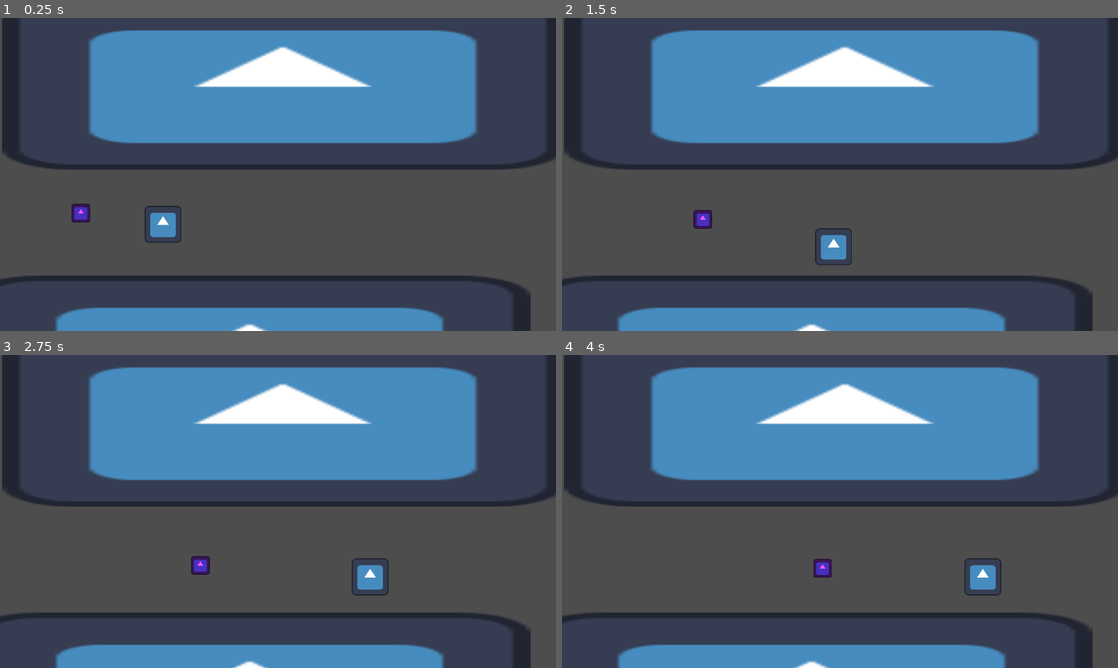
Above: before the commit, frames 1-4 (two rows, left to right).
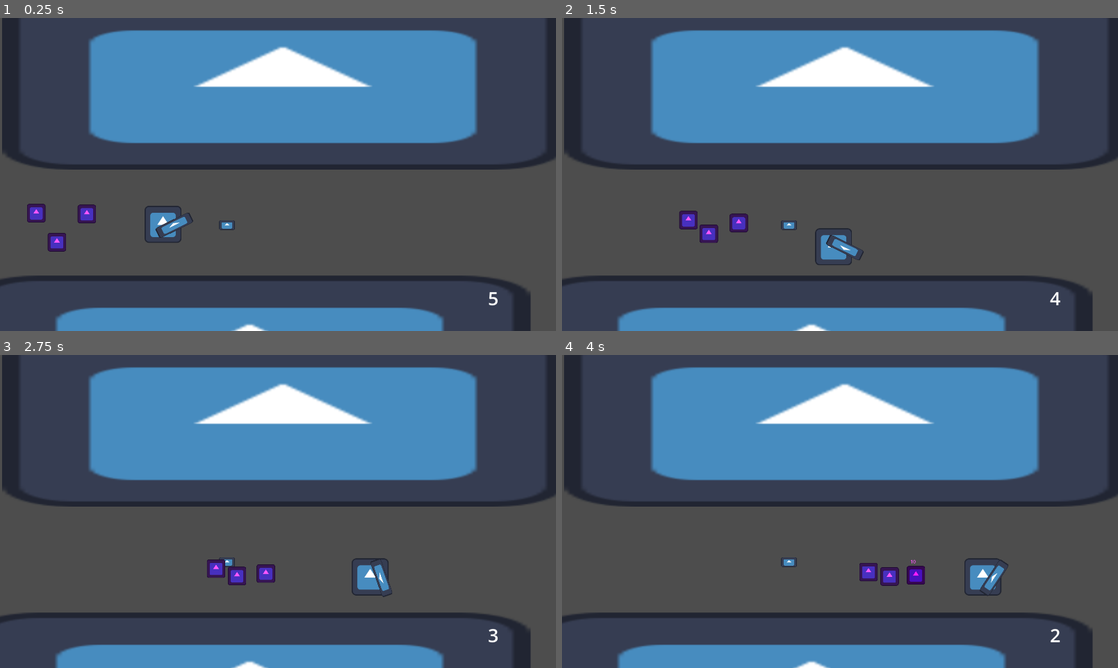
Above: after the commit, the same moments.

Repository: Ye96516/hahah
Game: Godot game, scene res://scenes/level1/level1.tscn
The game is run twice, just before and just after one commit, with the same random seed, the same clock (stepped at 60 frames per second) and the same inputs. The project has no main scene, so this scene is started directly. The engine's default icon, where the game draws it, is replaced by a stand-in: a white triangle on a blue panel in a dark square.
Inputs (mouse positions are in pixels of both pictures, inside the frame that each line leads up to):
- Up to frame 1 (0.25 s): no input
- Up to frame 2 (1.5 s): tap Enter at 0.5 s; move the mouse to (962, 158) at 0.52 s; press the mouse at (962, 158) at 0.53 s; hold D (move_right) 0.53-1.28 s; tap E (pick_up, bound only after the commit) at 0.8, 1.35 s; move the mouse to (728, 190) at 1.27 s; release the mouse at (728, 190) at 1.28 s; hold S (move_down) from 1.28 s (still down)
- Up to frame 3 (2.75 s): click (166, 527) at 1.55 s; move the mouse to (333, 442) at 2.02 s; release S (move_down) at 2.03 s; hold D (move_right) from 2.03 s (still down); tap W (move_top) at 2.1 s; tap E (pick_up, bound only after the commit) at 2.3 s
- Up to frame 4 (4 s): move the mouse to (812, 574) at 2.77 s; click (812, 574) at 2.85 s; move the mouse to (1006, 558) at 3.52 s; release D (move_right) at 3.53 s; hold A (move_left) from 3.53 s (still down); tap E (pick_up, bound only after the commit) at 3.6 s

The runs differ from the first frame. In frame 1, 0.9% of the frame differs, in the area x 4-90%, y 59-92%; in frame 2, 0.9%; in frame 3, 0.9%; in frame 4, 1.0%, in the area x 39-90%, y 64-92%.

Commit message:
写了一大堆东西

Diff:
--- /dev/null
+++ b/data/res_script/entity_attributes.gd
@@ -0,0 +1,12 @@
+class_name EntityAtrributes extends Resource
+
+@export var entity:Dictionary={
+	"name"="",
+	"speed"=30000,
+	"health"=100,
+	"ap"=10,
+	"quantity"=1,
+	"defense"=0,
+	"atk_speed"=1.0,
+	"reload_cd"=0.5,
+}
--- a/global/normal_attributes.gd
+++ b/global/normal_attributes.gd
@@ -1,41 +1,6 @@
 extends Node
 
-signal entity_death(entity_name:String)
-
-var player:Dictionary={
-	"name"="player",
-	"speed"=30000,
-	"health"=100,
-	"ap"=10,
-	"defense"=0,
-	"atk_speed"=1,
-}
-
-var enemy:Dictionary={
-	"name"="enemy",
-	"speed"=10000,
-	"health"=100,
-	"ap"=100,
-	"defense"=0,
-	"atk_speed"=1,
-}
-
-func calculate_health(attacker:String,target:String)->int:
-	match attacker:
-		"player":
-			if target=="enemy":
-				return _calculate_detail(player,enemy)
-		"enemy":
-			if target=="player":
-				return _calculate_detail(enemy,player)
-		_:
-			printerr("攻击方与受击方不匹配")
-			return 0
-	return 0
-
-func _calculate_detail(atker:Dictionary,tg:Dictionary)->int:
-	tg["health"]-=atker["ap"]-tg["defense"]
-	print(tg.name," ",tg.health)
-	if tg["health"]<=0:
-		entity_death.emit(tg["name"])
-	return tg["health"]
+func calculate_health(attacker:EntityAtrributes,target:EntityAtrributes)->int:
+	var final_atk=(attacker.entity["ap"]-target.entity["defense"])
+	target.entity["health"]-=final_atk
+	return target.entity["health"]
--- a/project.godot
+++ b/project.godot
@@ -62,6 +62,11 @@
 "events": [Object(InputEventMouseButton,"resource_local_to_scene":false,"resource_name":"","device":-1,"window_id":0,"a …(259 unchanged characters)…
 ]
 }
+pick_up={
+"deadzone": 0.5,
+"events": [Object(InputEventKey,"resource_local_to_scene":false,"resource_name":"","device":-1,"window_id":0,"alt_pressed":false,"shift_pressed":false,"ctrl_pressed":false,"meta_pressed":false,"pressed":false,"keycode":0,"physical_keycode":69,"key_label":0,"unicode":101,"location":0,"echo":false,"script":null)
+]
+}
 
 [layer_names]
 
--- /dev/null
+++ b/scenes/bullet/bullet.gd
@@ -0,0 +1,17 @@
+class_name Bullet extends Sprite2D
+
+@export var attri:Dictionary={
+	"ap":0,
+	"quantity":1,
+	"atk_speed":0.0,
+	"reload_cd":0.0,
+}
+
+func _on_bullet_area_body_entered(body: Node2D) -> void:
+	if body is Player:
+		body.bullet=self
+		body.can_pick=true
+
+func _on_bullet_area_body_exited(body: Node2D) -> void:
+	if body is Player:
+		body.can_pick=false
--- /dev/null
+++ b/scenes/bullet/bullet.tscn
@@ -0,0 +1,28 @@
+[gd_scene load_steps=4 format=3 uid="uid://c5871tfq0rn7x"]
+
+[ext_resource type="Texture2D" uid="uid://bvhxhpwx7sekj" path="res://icon.svg" id="1_6n7t8"]
+[ext_resource type="Script" path="res://scenes/bullet/bullet.gd" id="2_t1pjr"]
+
+[sub_resource type="RectangleShape2D" id="RectangleShape2D_thug2"]
+size = Vector2(123.259, 120.242)
+
+[node name="Bullet" type="Sprite2D"]
+scale = Vector2(0.421875, 0.257813)
+texture = ExtResource("1_6n7t8")
+script = ExtResource("2_t1pjr")
+attri = {
+"ap": 20,
+"atk_speed": 0.0,
+"quantity": 1,
+"reload_cd": 0.0
+}
+
+[node name="BulletArea" type="Area2D" parent="."]
+collision_layer = 4
+
+[node name="CollisionShape2D" type="CollisionShape2D" parent="BulletArea"]
+position = Vector2(7.06425e-07, -1.9394)
+shape = SubResource("RectangleShape2D_thug2")
+
+[connection signal="body_entered" from="BulletArea" to="." method="_on_bullet_area_body_entered"]
+[connection signal="body_exited" from="BulletArea" to="." method="_on_bullet_area_body_exited"]
--- a/scenes/enemy/enemy.gd
+++ b/scenes/enemy/enemy.gd
@@ -1,18 +1,38 @@
 extends CharacterBody2D
 
-@onready var player:Player=get_tree().get_first_node_in_group("player")
+@export var  self_res:EntityAtrributes
+
 var direction:Vector2
 
+@onready var player:Player=get_tree().get_first_node_in_group("player")
+@onready var health=self_res.entity["health"]
+@onready var hurt_value: Label = $HurtValue
+
 func _ready() -> void:
-	NA.entity_death.connect(on_death)
+	pass
 
 func _physics_process(delta: float) -> void:
 	if is_instance_valid(player):
 		direction=(player.global_position-self.global_position).normalized()
-		velocity=direction*NA.enemy["speed"]*delta
+		velocity=direction*self_res.entity["speed"]*delta
+
+	#处理受击逻辑
+	if self_res.entity["health"]!=health:
+		velocity=-direction*self_res.entity["speed"]*delta
+		print(self.name," ",str(self_res.entity["health"]))
+		#显示文字
+		hurt_value.text=str(health-self_res.entity["health"])
+		#颜色改变
+		var t:Tween=create_tween()
+		t.tween_property(self,"modulate:a",0.1,0.1)
+		t.tween_property(self,"modulate",Color(1,0.341,1,1),0.1)
+		#判断死亡
+		if self_res.entity["health"]<=0:
+			on_death()
+		#重置health
+		health=self_res.entity["health"]
 
 	move_and_slide()
 
-func on_death(n):
-	if n=="enemy":
-		self.queue_free()
+func on_death():
+	self.queue_free()
--- a/scenes/enemy/enemy.tscn
+++ b/scenes/enemy/enemy.tscn
@@ -1,9 +1,23 @@
-[gd_scene load_steps=6 format=3 uid="uid://cxbl6v7kxeemd"]
+[gd_scene load_steps=8 format=3 uid="uid://cxbl6v7kxeemd"]
 
 [ext_resource type="Script" path="res://data/custom_node/state_mahchine/StateMachine.gd" id="1_w3js1"]
 [ext_resource type="Script" path="res://scenes/enemy/enemy.gd" id="1_xlbva"]
+[ext_resource type="Script" path="res://data/res_script/entity_attributes.gd" id="2_0b5gk"]
 [ext_resource type="Texture2D" uid="uid://bvhxhpwx7sekj" path="res://icon.svg" id="3_7cna2"]
 [ext_resource type="Script" path="res://scenes/enemy/track.gd" id="3_x3yau"]
+
+[sub_resource type="Resource" id="Resource_dpt0l"]
+script = ExtResource("2_0b5gk")
+entity = {
+"ap": 10,
+"atk_speed": 1.0,
+"defense": 0,
+"health": 100,
+"name": "enemy",
+"quantity": 1,
+"reload_cd": 0.5,
+"speed": 15000
+}
 
 [sub_resource type="CircleShape2D" id="CircleShape2D_kjl6u"]
 radius = 31.0
@@ -12,6 +26,7 @@
 collision_layer = 8
 collision_mask = 3
 script = ExtResource("1_xlbva")
+self_res = SubResource("Resource_dpt0l")
 
 [node name="StateMachine" type="Node" parent="." node_paths=PackedStringArray("current_state")]
 script = ExtResource("1_w3js1")
@@ -27,3 +42,11 @@
 
 [node name="CollisionShape2D" type="CollisionShape2D" parent="."]
 shape = SubResource("CircleShape2D_kjl6u")
+
+[node name="HurtValue" type="Label" parent="."]
+offset_left = -19.0
+offset_top = -59.0
+offset_right = 21.0
+offset_bottom = -36.0
+
+[node name="AnimationPlayer" type="AnimationPlayer" parent="."]
--- a/scenes/level1/level1.tscn
+++ b/scenes/level1/level1.tscn
@@ -1,12 +1,53 @@
-[gd_scene load_steps=6 format=3 uid="uid://c2v4ioh2w0jtt"]
+[gd_scene load_steps=11 format=3 uid="uid://c2v4ioh2w0jtt"]
 
 [ext_resource type="PackedScene" uid="uid://bhgvih0djkv32" path="res://scenes/obstacle/obstacle.tscn" id="1_n82hs"]
 [ext_resource type="PackedScene" uid="uid://db5cx0wekpik6" path="res://scenes/player/player.tscn" id="2_2jon6"]
 [ext_resource type="Texture2D" uid="uid://bvhxhpwx7sekj" path="res://icon.svg" id="2_5wjv8"]
 [ext_resource type="PackedScene" uid="uid://cxbl6v7kxeemd" path="res://scenes/enemy/enemy.tscn" id="4_oqw5t"]
+[ext_resource type="Script" path="res://data/res_script/entity_attributes.gd" id="5_dnwgr"]
+[ext_resource type="PackedScene" uid="uid://c5871tfq0rn7x" path="res://scenes/bullet/bullet.tscn" id="6_pnppt"]
 
 [sub_resource type="RectangleShape2D" id="RectangleShape2D_ajp75"]
 size = Vector2(1970, 636.5)
+
+[sub_resource type="Resource" id="Resource_pdl1r"]
+resource_local_to_scene = true
+script = ExtResource("5_dnwgr")
+entity = {
+"ap": 10,
+"atk_speed": 1.0,
+"defense": 0,
+"health": 100,
+"name": "enemy",
+"reload_cd": 0.5,
+"speed": 15000
+}
+
+[sub_resource type="Resource" id="Resource_02dnw"]
+resource_local_to_scene = true
+script = ExtResource("5_dnwgr")
+entity = {
+"ap": 10,
+"atk_speed": 1.0,
+"defense": 0,
+"health": 100,
+"name": "enemy",
+"reload_cd": 0.5,
+"speed": 15000
+}
+
+[sub_resource type="Resource" id="Resource_omgta"]
+resource_local_to_scene = true
+script = ExtResource("5_dnwgr")
+entity = {
+"ap": 10,
+"atk_speed": 1.0,
+"defense": 0,
+"health": 100,
+"name": "enemy",
+"reload_cd": 0.5,
+"speed": 15000
+}
 
 [node name="Level1" type="Node2D"]
 
@@ -43,3 +84,15 @@
 
 [node name="Enemy" parent="Enemy" instance=ExtResource("4_oqw5t")]
 position = Vector2(238, 668)
+self_res = SubResource("Resource_pdl1r")
+
+[node name="Enemy2" parent="Enemy" instance=ExtResource("4_oqw5t")]
+position = Vector2(135, 784)
+self_res = SubResource("Resource_02dnw")
+
+[node name="Enemy3" parent="Enemy" instance=ExtResource("4_oqw5t")]
+position = Vector2(63, 668)
+self_res = SubResource("Resource_omgta")
+
+[node name="Bullet" parent="." instance=ExtResource("6_pnppt")]
+position = Vector2(784, 715)
--- /dev/null
+++ b/scenes/player/data/player.tres
@@ -0,0 +1,16 @@
+[gd_resource type="Resource" script_class="EntityAtrributes" load_steps=2 format=3 uid="uid://5qru2otu77qx"]
+
+[ext_resource type="Script" path="res://data/res_script/entity_attributes.gd" id="1_uhmyd"]
+
+[resource]
+script = ExtResource("1_uhmyd")
+entity = {
+"ap": 10,
+"atk_speed": 1.0,
+"defense": 0,
+"health": 100,
+"name": "player",
+"quantity": 5,
+"reload_cd": 0.5,
+"speed": 30000
+}
--- /dev/null
+++ b/scenes/player/death.gd
@@ -0,0 +1,19 @@
+extends StateBase
+"""
+此状态为death
+"""
+
+func enter():
+	var t:Tween=get_tree().create_tween()
+	t.tween_property(owner,"modulate:a",0,2)
+	t.tween_callback(func (): owner.queue_free())
+	pass
+
+func exit() -> void:
+	pass
+
+func process_update(_delta: float) -> void:
+	pass
+
+func physical_process_update(_delta: float) -> void:
+	pass
--- a/scenes/player/player.gd
+++ b/scenes/player/player.gd
@@ -1,22 +1,28 @@
 class_name Player extends CharacterBody2D
 
 @onready var ray_cast_2d: RayCast2D = %RayCast2D
+@onready var state_machine: StateMachine = $StateMachine
+@export var self_res:EntityAtrributes
 
 var direction:Vector2
+var can_pick:bool
+var bullet:Bullet
 
 func _ready() -> void:
-	NA.entity_death.connect(on_death)
-	ray_cast_2d.enabled=false
+	pass
 
 func _physics_process(delta: float) -> void:
 	direction = Input.get_vector("move_left","move_right","move_top","move_down")
-	velocity= direction * NA.player["speed"]*delta
-
+	velocity= direction * self_res.entity["speed"]*delta
 	move_and_slide()
 
-
-
+	if Input.is_action_just_pressed("pick_up") &&can_pick:
+		self_res.entity["ap"]=bullet.attri["ap"]
+		self_res.entity["quantity"]=bullet.attri["quantity"]
+		self_res.entity["atk_speed"]=bullet.attri["atk_speed"]
+		self_res.entity["reload_cd"]=bullet.attri["reload_cd"]
+		bullet.queue_free()
 
 func on_death(n):
 	if n=="player":
-		self.queue_free()
+		state_machine.change_state("Death")
--- a/scenes/player/player.tscn
+++ b/scenes/player/player.tscn
@@ -1,8 +1,13 @@
-[gd_scene load_steps=5 format=3 uid="uid://db5cx0wekpik6"]
+[gd_scene load_steps=10 format=3 uid="uid://db5cx0wekpik6"]
 
 [ext_resource type="Texture2D" uid="uid://bvhxhpwx7sekj" path="res://icon.svg" id="1_2yctf"]
 [ext_resource type="Script" path="res://scenes/player/player.gd" id="1_fhpln"]
+[ext_resource type="Resource" uid="uid://5qru2otu77qx" path="res://scenes/player/data/player.tres" id="2_bvmpp"]
 [ext_resource type="Script" path="res://scenes/player/ray_cast_2d.gd" id="3_huqfe"]
+[ext_resource type="Script" path="res://data/custom_node/state_mahchine/StateMachine.gd" id="4_o5jed"]
+[ext_resource type="Script" path="res://scenes/player/shoot.gd" id="5_74suq"]
+[ext_resource type="Script" path="res://scenes/player/death.gd" id="6_55bke"]
+[ext_resource type="PackedScene" uid="uid://pbpok6cupast" path="res://scenes/soda_can/soda_can.tscn" id="8_2itht"]
 
 [sub_resource type="CircleShape2D" id="CircleShape2D_bu7vi"]
 radius = 61.0082
@@ -11,6 +16,7 @@
 collision_mask = 11
 motion_mode = 1
 script = ExtResource("1_fhpln")
+self_res = ExtResource("2_bvmpp")
 
 [node name="Icon" type="Sprite2D" parent="."]
 texture = ExtResource("1_2yctf")
@@ -24,9 +30,36 @@
 limit_right = 1920
 limit_bottom = 1080
 
-[node name="RayCast2D" type="RayCast2D" parent="."]
+[node name="StateMachine" type="Node" parent="." node_paths=PackedStringArray("current_state")]
+script = ExtResource("4_o5jed")
+current_state = NodePath("Shoot")
+
+[node name="Shoot" type="Node" parent="StateMachine"]
+script = ExtResource("5_74suq")
+
+[node name="RayCast2D" type="RayCast2D" parent="StateMachine/Shoot"]
 unique_name_in_owner = true
-position = Vector2(-5, 2)
 target_position = Vector2(426, 92)
 collision_mask = 8
 script = ExtResource("3_huqfe")
+
+[node name="Death" type="Node" parent="StateMachine"]
+script = ExtResource("6_55bke")
+
+[node name="RayCastRemote" type="RemoteTransform2D" parent="."]
+remote_path = NodePath("../StateMachine/Shoot/RayCast2D")
+
+[node name="SodaCan" parent="." instance=ExtResource("8_2itht")]
+position = Vector2(39, 3.00002)
+
+[node name="CanvasLayer" type="CanvasLayer" parent="."]
+
+[node name="BulletQuantity" type="Label" parent="CanvasLayer"]
+unique_name_in_owner = true
+z_index = 2
+offset_left = 1685.0
+offset_top = 922.0
+offset_right = 1901.0
+offset_bottom = 1067.0
+theme_override_font_sizes/font_size = 64
+text = "1"
--- a/scenes/player/ray_cast_2d.gd
+++ b/scenes/player/ray_cast_2d.gd
@@ -2,24 +2,28 @@
 
 const RAYCAST_LENGTH:int=3000
 var one_shoot:bool=true
+
+@onready var bullet_quantity: Label = %BulletQuantity
+
+func _ready() -> void:
+	bullet_quantity.text=str(owner.self_res.entity["quantity"])
 
 func _physics_process(delta: float) -> void:
 	if self.is_colliding() && one_shoot:
 		var collider=self.get_collider()
 		if is_instance_valid(collider):
 			if collider.is_in_group("enemy"):
-				var h=NA.calculate_health("player","enemy")
+				var h=NA.calculate_health(owner.self_res,collider.self_res)
 				one_shoot=false
 
 func _input(event: InputEvent) -> void:
 	if event.is_action_pressed("shoot"):
+		owner.self_res.entity["quantity"]-=1
+		bullet_quantity.text=str(owner.self_res.entity["quantity"])
 		raycast_shoot()
 
 func raycast_shoot():
-	self.enabled=true
 	one_shoot=true
 	var mouse_pos:Vector2=get_viewport().get_mouse_position()
 	var local_mouse_pos:Vector2=self.to_local(mouse_pos).normalized()
 	self.target_position=local_mouse_pos*RAYCAST_LENGTH
-	await get_tree().create_timer(0.5).timeout
-	self.enabled=false
--- /dev/null
+++ b/scenes/player/shoot.gd
@@ -0,0 +1,18 @@
+extends StateBase
+"""
+此状态为shoot
+"""
+@onready var ray_cast_2d: RayCast2D = %RayCast2D
+
+
+func enter():
+	pass
+
+func exit() -> void:
+	pass
+
+func process_update(_delta: float) -> void:
+	pass
+
+func physical_process_update(_delta: float) -> void:
+	pass
--- /dev/null
+++ b/scenes/soda_can/soda_can.gd
@@ -0,0 +1,15 @@
+extends Sprite2D
+
+
+func _process(delta: float) -> void:
+	# 获取鼠标在世界空间中的位置
+	var mouse_position = get_global_mouse_position()
+
+	# 计算武器到鼠标的方向向量
+	var direction = mouse_position - self.global_position
+
+	# 计算旋转角度（以弧度表示）
+	var angle = direction.angle()
+
+	# 设置武器的旋转角度
+	self.rotation = angle
--- /dev/null
+++ b/scenes/soda_can/soda_can.tscn
@@ -0,0 +1,20 @@
+[gd_scene load_steps=4 format=3 uid="uid://pbpok6cupast"]
+
+[ext_resource type="Texture2D" uid="uid://bvhxhpwx7sekj" path="res://icon.svg" id="1_qa23a"]
+[ext_resource type="Script" path="res://scenes/soda_can/soda_can.gd" id="2_mcc0m"]
+
+[sub_resource type="RectangleShape2D" id="RectangleShape2D_hms43"]
+size = Vector2(125.069, 118.154)
+
+[node name="SodaCan" type="Sprite2D"]
+position = Vector2(263, 180)
+scale = Vector2(1.02344, 0.304688)
+texture = ExtResource("1_qa23a")
+script = ExtResource("2_mcc0m")
+
+[node name="SodaCanArea" type="Area2D" parent="."]
+position = Vector2(-0.977099, 0)
+
+[node name="CollisionShape2D" type="CollisionShape2D" parent="SodaCanArea"]
+position = Vector2(0.977101, -1.17375e-06)
+shape = SubResource("RectangleShape2D_hms43")
